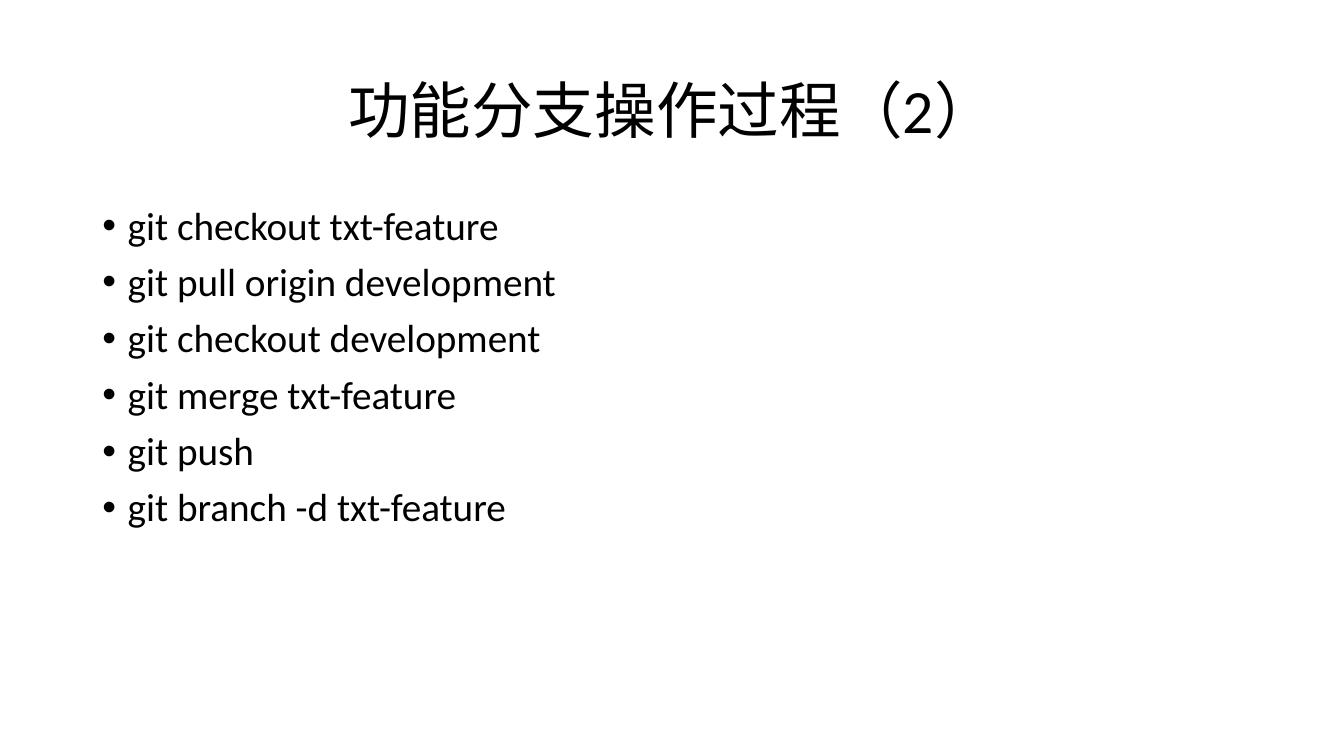
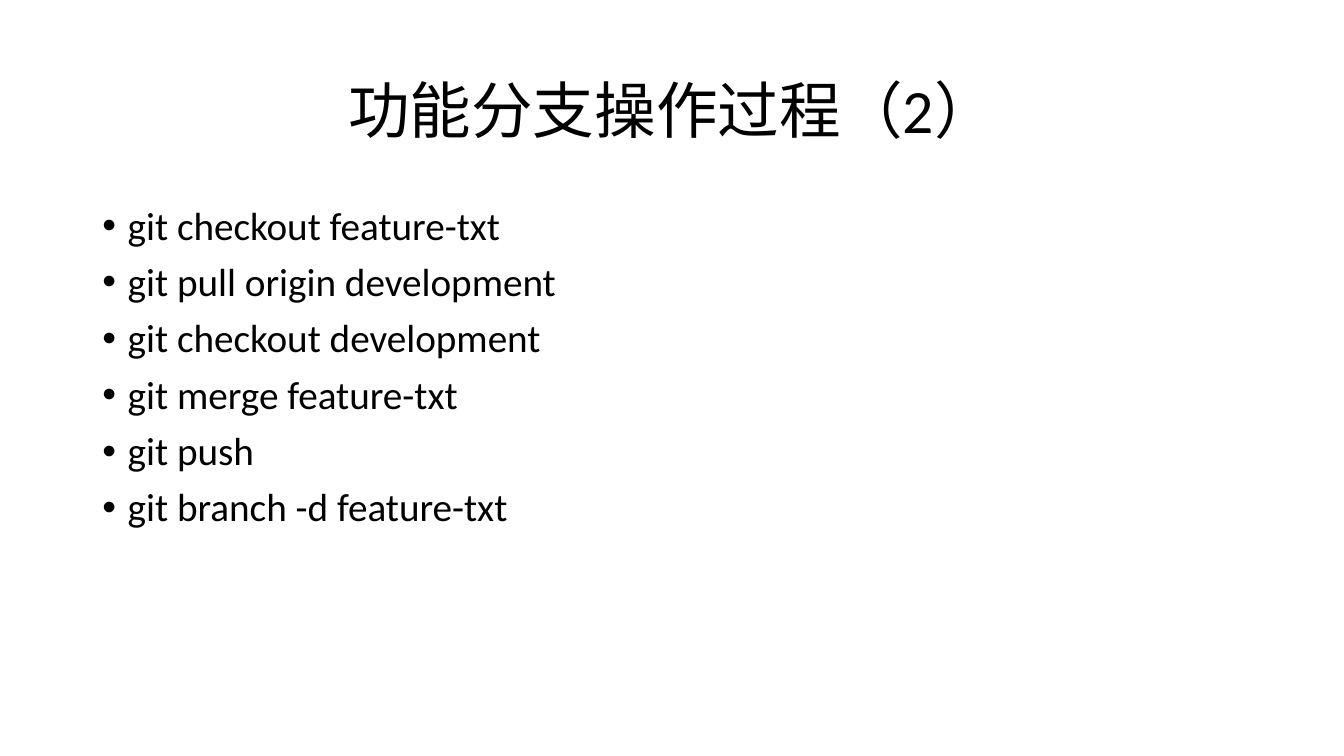
Before and after one commit to ruhuansanmei/gituse, a slide deck: slide 6 of gitUsage.pptx. Drawn at 1344x756 pixels with LibreOffice and Linux fonts; fonts in the diff are those of the drawing. Boxes give left, top, right and bottom in pixels: in the first picture for what was removed or moved away, otherwise in the second. Text is boxed around its words. In the diff, an @@ line names an element or a change of style, - is before the commit and + after.

```diff
--- a/gitUsage.pptx
+++ b/gitUsage.pptx
@@ text at [128,212,500,247]: text changed @@
-• git checkout txt-feature
+• git checkout feature-txt
@@ text at [128,382,457,416]: text changed @@
-• git merge txt-feature
+• git merge feature-txt
@@ text at [128,493,507,528]: text changed @@
-• git branch -d txt-feature
+• git branch -d feature-txt
```
Also in this commit, not shown: 1 other slide changed, 1 other file.
